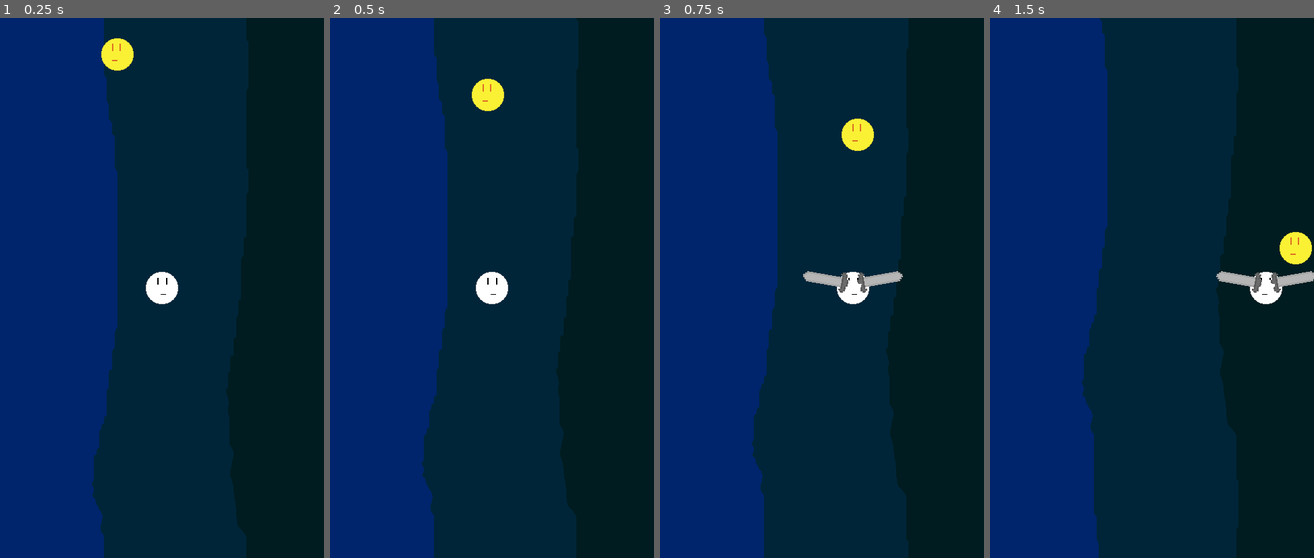
Above: before the commit, frames 1-4 (left to right).
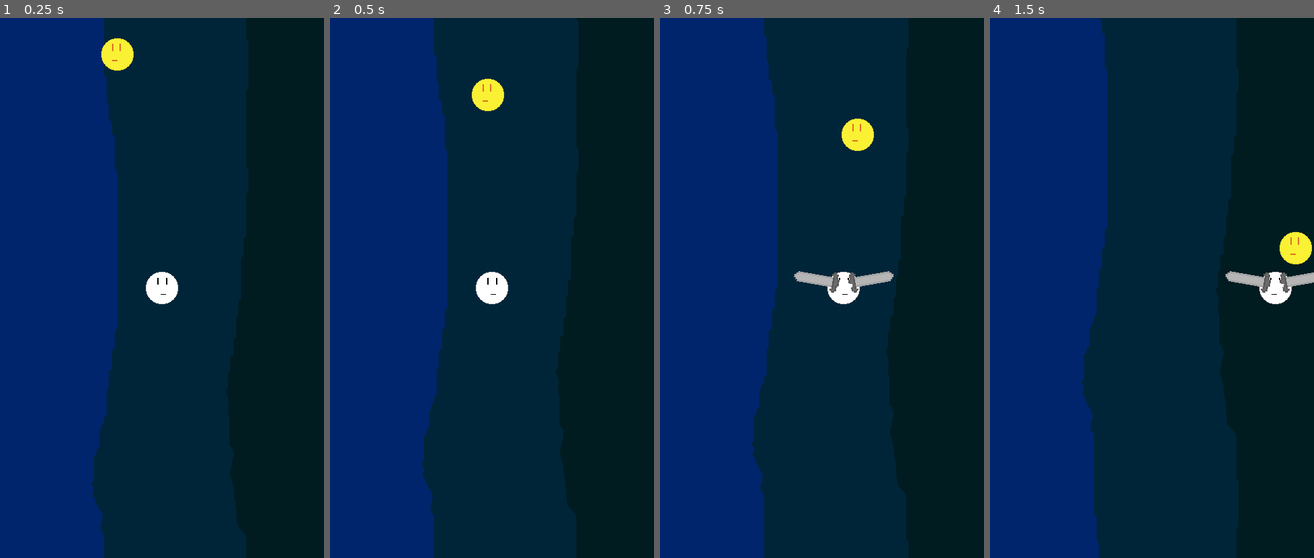
Above: after the commit, the same moments.

Repository: KaufmanDeveloper/gravity-flyer
Game: Godot game, scene res://maps/Test.tscn
Same seed, same stepped clock (60 frames per second), same inputs: the game is played once before the commit and once after it.
Inputs:
- Up to frame 1 (0.25 s): no input
- Up to frame 2 (0.5 s): no input
- Up to frame 3 (0.75 s): hold Right (ui_right) from 0.53 s (still down); tap X (swipe) at 0.6 s
- Up to frame 4 (1.5 s): release Right (ui_right) at 1.28 s; hold Left (ui_left) from 1.28 s (still down); tap X (swipe) at 1.35 s

Frames 1-2 are identical in both runs. In frame 3, 0.7% of the frame differs, in the area x 41-75%, y 46-53%; in frame 4, 0.6%.

Commit message:
feat: Consistent sword swing knockback and initial start menu

Diff:
--- a/Gravity Flyer/player/Player.gd
+++ b/Gravity Flyer/player/Player.gd
@@ -4,7 +4,7 @@
 const initialSpeed = 120
 var moveDirection = Vector2(0, 0)
 var velocity = Vector2(0, 0)
-var gravity = .90
+var gravity = .95
 var previous = "none"
 var previousAnimation = "right"
 var playingAnimation = "idleright"
--- a/Gravity Flyer/player/Player.tscn
+++ b/Gravity Flyer/player/Player.tscn
@@ -88,7 +88,7 @@
 "values": [ 0, 1 ]
 }
 
-[node name="Player" type="KinematicBody2D" index="0"]
+[node name="Player" type="KinematicBody2D"]
 
 input_pickable = false
 collision_layer = 1
--- a/Gravity Flyer/player/Sword.gd
+++ b/Gravity Flyer/player/Sword.gd
@@ -18,10 +18,10 @@
 			if body.get("TYPE") == "ENEMY" and !hasHit:
 				if $Animation.current_animation == "swingleft":
 					impulse = Vector2(-300, 300)
+				body.set_linear_velocity(Vector2(0, 0))
+				body.set_angular_velocity(0)
 				body.apply_impulse(Vector2(0, 0), impulse)
 				hasHit = true
 
 func destroy(animation):
-#	if get_parent().has_method("state_swing"):
-#		get_parent().state = "default"
 	queue_free() # Delete itself
--- /dev/null
+++ b/Gravity Flyer/system/StartMenu.gd
@@ -0,0 +1,4 @@
+extends Control
+
+func _on_Play_pressed():
+	get_tree().change_scene("res://maps/Test.tscn")
--- /dev/null
+++ b/Gravity Flyer/system/StartMenu.tscn
@@ -0,0 +1,95 @@
+[gd_scene load_steps=2 format=2]
+
+[ext_resource path="res://system/StartMenu.gd" type="Script" id=1]
+
+[node name="StartMenu" type="Control"]
+
+anchor_left = 0.0
+anchor_top = 0.0
+anchor_right = 1.0
+anchor_bottom = 1.0
+rect_pivot_offset = Vector2( 0, 0 )
+rect_clip_content = false
+mouse_filter = 0
+mouse_default_cursor_shape = 0
+size_flags_horizontal = 1
+size_flags_vertical = 1
+script = ExtResource( 1 )
+_sections_unfolded = [ "Anchor", "Margin" ]
+
+[node name="CenterContainer" type="CenterContainer" parent="." index="0"]
+
+anchor_left = 0.0
+anchor_top = 0.0
+anchor_right = 1.0
+anchor_bottom = 1.0
+rect_pivot_offset = Vector2( 0, 0 )
+rect_clip_content = false
+mouse_filter = 0
+mouse_default_cursor_shape = 0
+size_flags_horizontal = 1
+size_flags_vertical = 1
+use_top_left = false
+
+[node name="VBoxContainer" type="VBoxContainer" parent="CenterContainer" index="0"]
+
+anchor_left = 0.0
+anchor_top = 0.0
+anchor_right = 0.0
+anchor_bottom = 0.0
+margin_left = 210.0
+margin_top = 381.0
+margin_right = 269.0
+margin_bottom = 419.0
+rect_pivot_offset = Vector2( 0, 0 )
+rect_clip_content = false
+mouse_filter = 1
+mouse_default_cursor_shape = 0
+size_flags_horizontal = 1
+size_flags_vertical = 1
+alignment = 0
+
+[node name="Title" type="Label" parent="CenterContainer/VBoxContainer" index="0"]
+
+anchor_left = 0.0
+anchor_top = 0.0
+anchor_right = 0.0
+anchor_bottom = 0.0
+margin_right = 59.0
+margin_bottom = 14.0
+rect_pivot_offset = Vector2( 0, 0 )
+rect_clip_content = false
+mouse_filter = 2
+mouse_default_cursor_shape = 0
+size_flags_horizontal = 1
+size_flags_vertical = 4
+text = "Wo Dude"
+percent_visible = 1.0
+lines_skipped = 0
+max_lines_visible = -1
+
+[node name="Play" type="Button" parent="CenterContainer/VBoxContainer" index="1"]
+
+anchor_left = 0.0
+anchor_top = 0.0
+anchor_right = 0.0
+anchor_bottom = 0.0
+margin_top = 18.0
+margin_right = 59.0
+margin_bottom = 38.0
+rect_pivot_offset = Vector2( 0, 0 )
+rect_clip_content = false
+focus_mode = 2
+mouse_filter = 0
+mouse_default_cursor_shape = 0
+size_flags_horizontal = 1
+size_flags_vertical = 1
+toggle_mode = false
+enabled_focus_mode = 2
+shortcut = null
+group = null
+text = "Start"
+flat = false
+align = 1
+
+[connection signal="pressed" from="CenterContainer/VBoxContainer/Play" to="." method="_on_Play_pressed"]
